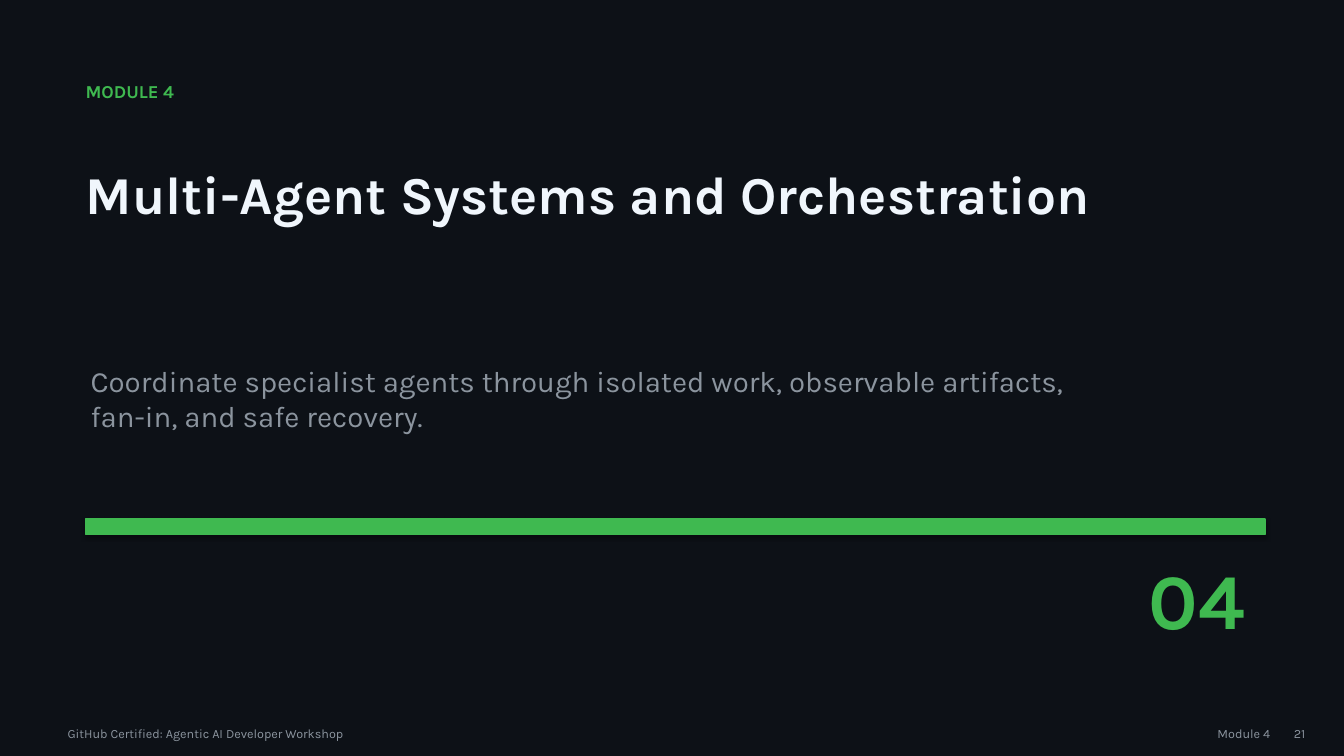
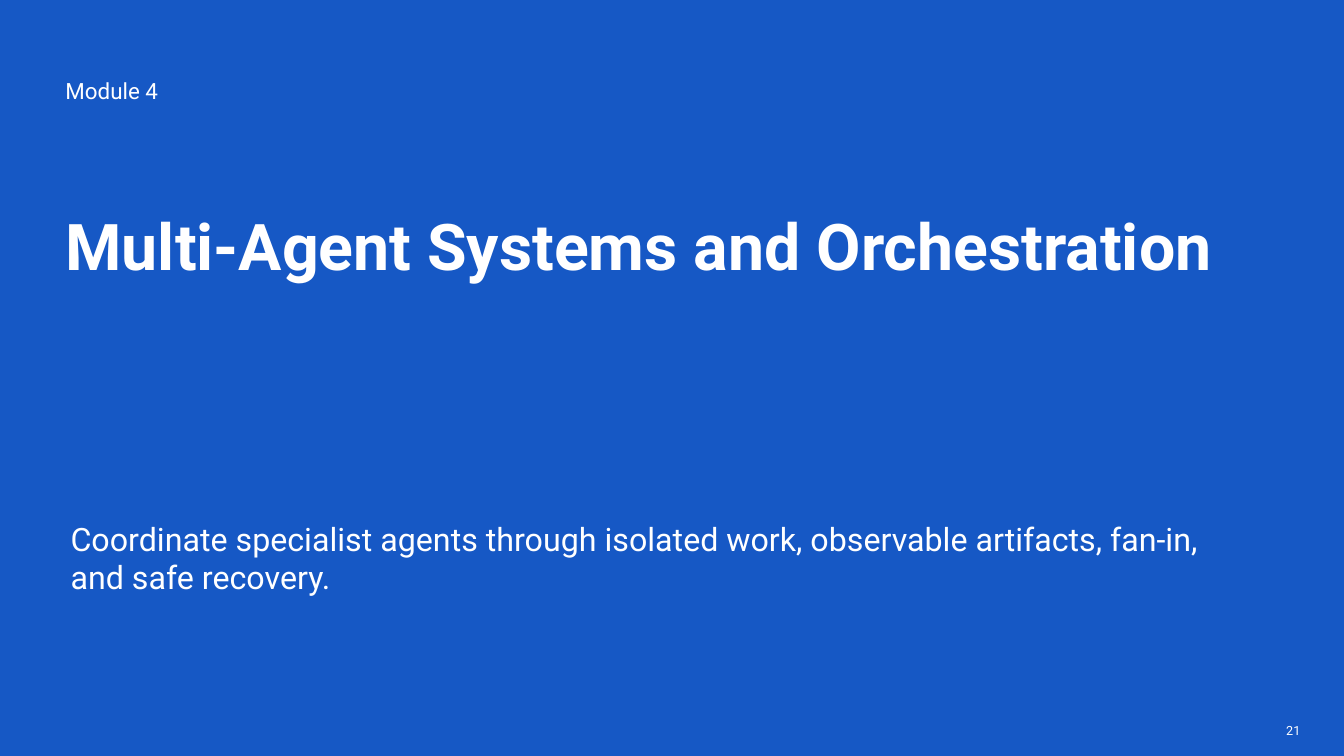
Before and after one commit to martins-vds/agentic-sdlc, a slide deck: slide 21 of slides/github-agentic-ai-developer-workshop.pptx. Drawn at 1344x756 pixels with LibreOffice and Linux fonts; fonts in the diff are those of the drawing. Boxes give left, top, right and bottom in pixels: in the first picture for what was removed or moved away, otherwise in the second. Text is boxed around its words. In the diff, an @@ line names an element or a change of style, - is before the commit and + after.

```diff
--- a/slides/github-agentic-ai-developer-workshop.pptx
+++ b/slides/github-agentic-ai-developer-workshop.pptx
@@ background #0D1117 to #1658C5 @@
@@ text at (65, 82, 158, 100): text changed; size 13 to 16 pt; font Karla to Roboto; text colour #3FB950 to #FFFFFF; bold off @@
-MODULE 4
+Module 4
@@ text "Multi-Agent Systems and Orchestration": place and size @@
-text "Multi-Agent Systems and Orchestration" at (86, 176, 1089, 227)
+text "Multi-Agent Systems and Orchestration" at (66, 221, 1212, 284)
@@ text "Multi-Agent Systems and Orchestration" at (66, 221, 1212, 284): size 38 to 46 pt, font Karla to Roboto, text colour #F0F6FC to #FFFFFF @@
@@ text "Coordinate specialist agents through isolated ...": place and size @@
-text "Coordinate specialist agents through isolated ..." at (91, 372, 1063, 434)
+text "Coordinate specialist agents through isolated ..." at (71, 526, 1197, 596)
@@ text "Coordinate specialist agents through isolated ..." at (71, 526, 1197, 596): size 21 to 23 pt, font Karla to Roboto, text colour #8B949E to #FFFFFF @@
@@ rectangle removed at (86, 519, 1265, 534) @@
@@ text removed at (1149, 577, 1245, 630) @@
-04
@@ text "21": place and size @@
-text "21" at (1294, 730, 1305, 738)
+text "21" at (1286, 726, 1300, 735)
@@ text "21" at (1286, 726, 1300, 735): font Karla to Roboto, text colour #8B949E to #FFFFFF @@
@@ text removed at (68, 729, 343, 741) @@
-GitHub Certified: Agentic AI Developer Workshop
@@ text removed at (1217, 729, 1270, 738) @@
-Module 4
```
Also in this commit, not shown: 37 other slides changed, 7 other files.
